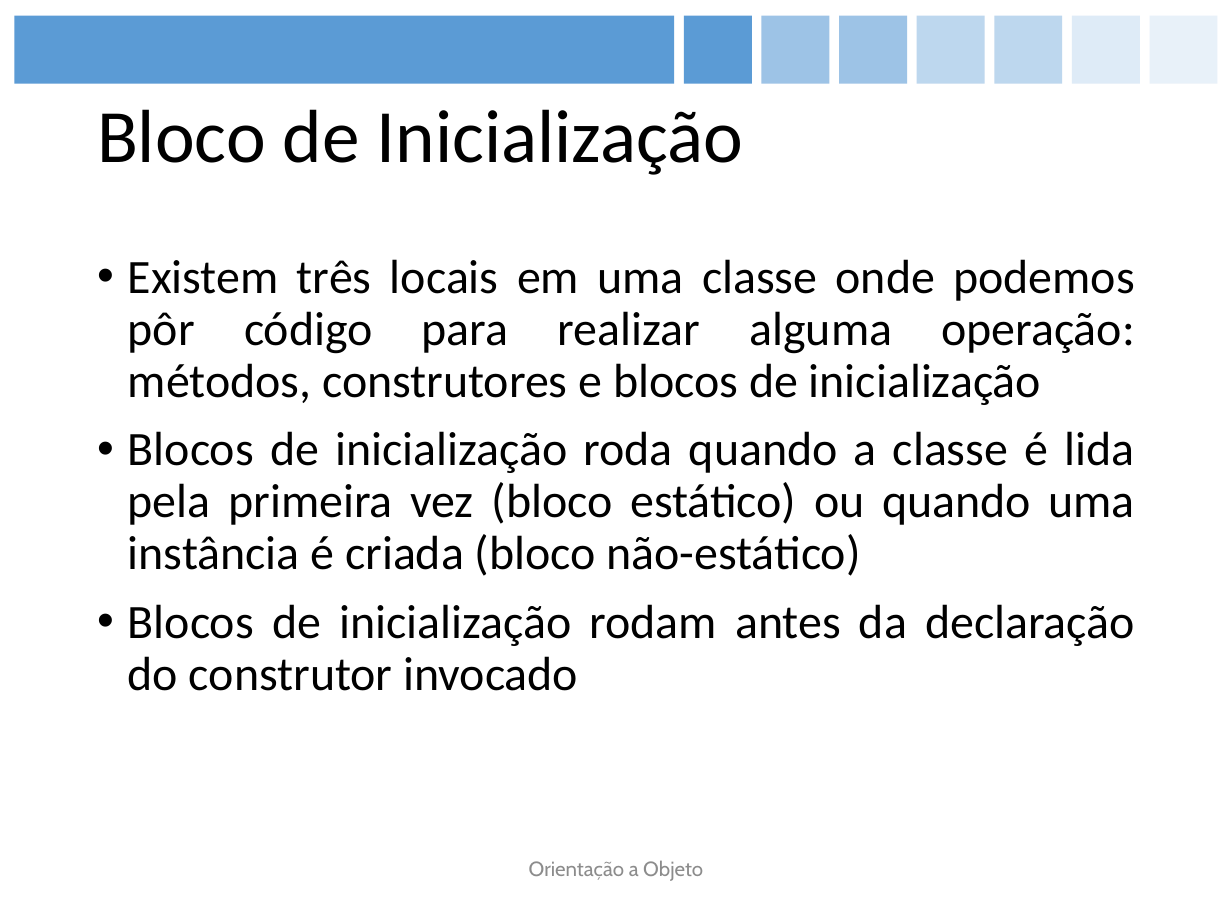
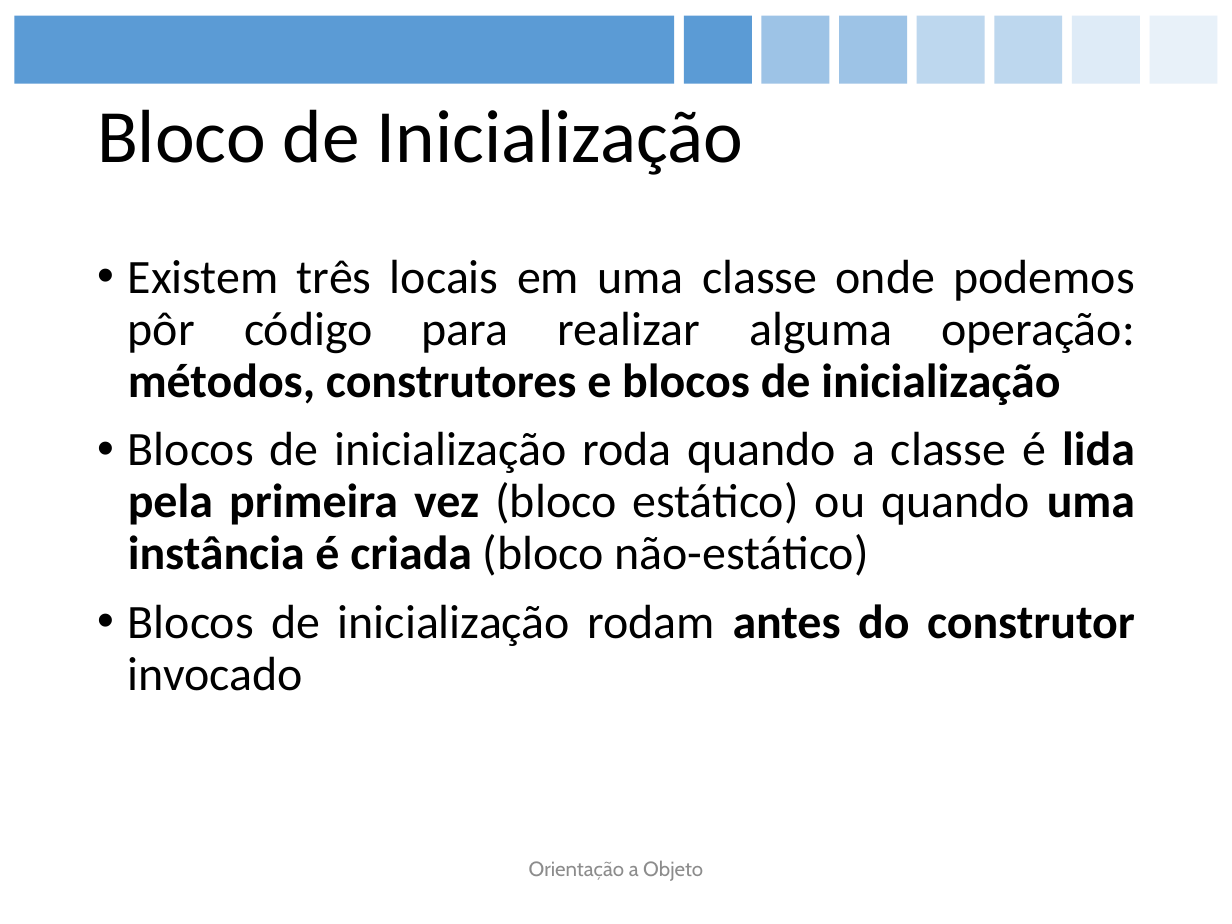
Before and after one commit to figueiredojrr/treinamentoJavaSeOcaAgosto, a slide deck: slide 48 of TreinamentoJavaSeOca/documentos/apresentação/OCA.pptx. Drawn at 1232x924 pixels with LibreOffice and Linux fonts; fonts in the diff are those of the drawing. Boxes give left, top, right and bottom in pixels: in the first picture for what was removed or moved away, otherwise in the second. Text is boxed around its words. In the diff, an @@ line names an element or a change of style, - is before the commit and + after.

```diff
--- a/TreinamentoJavaSeOca/documentos/apresentação/OCA.pptx
+++ b/TreinamentoJavaSeOca/documentos/apresentação/OCA.pptx
@@ text at [128,259,1135,576]: bold on in "métodos, construtores e blocos de inicialização", "lida pela primeira vez uma instância é ..." @@
@@ text at [128,604,1135,691]: text changed @@
-• Blocos de inicialização rodam antes da declaração do construtor invocado
+• Blocos de inicialização rodam antes do construtor invocado
```
Also in this commit, not shown: 4 other slides changed, 4 slides added.
